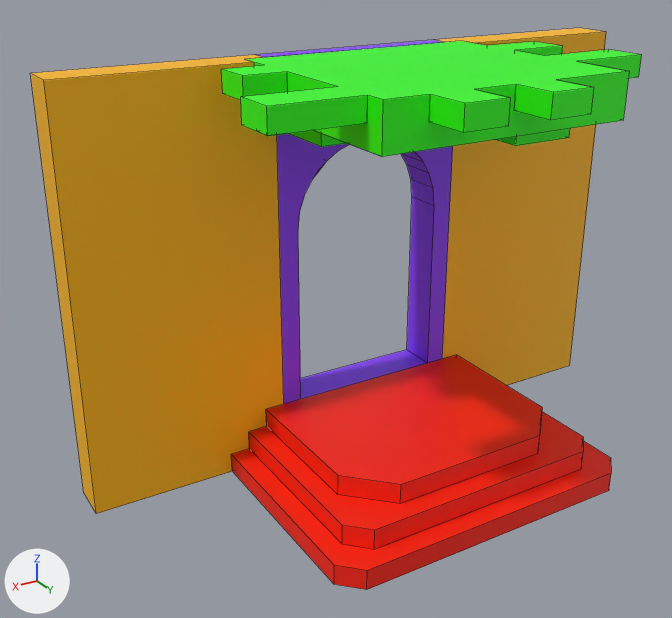
One commit to the Blender file Assets/Models/door.blend: the scene before it, then after it.
Before and after are seen from a camera (50 mm lens) standing at (24.1, 24.0, 26.1) and looking at (3.8, -9.8, 9.1). The axes (+X, +Y, +Z) are drawn at lower left. The lights are the same throughout. Mesh edges are drawn as thin lines.

Names of what the first picture shows: 'Door'.
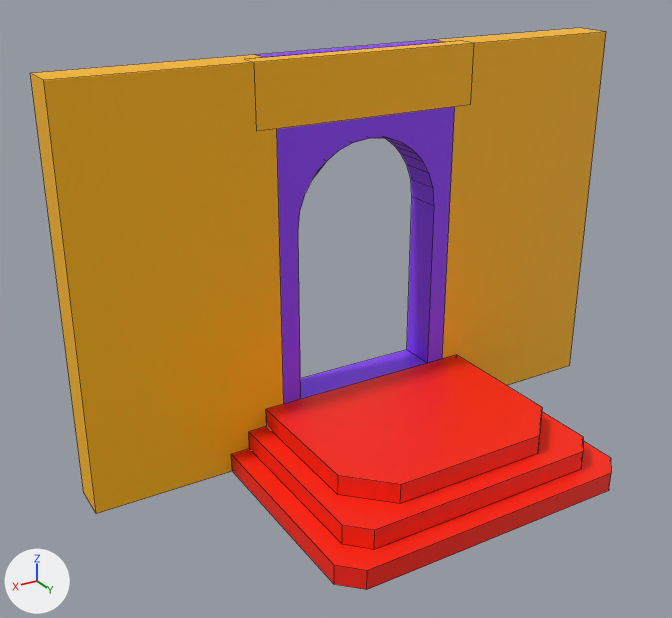
Boxes [x1, y1, x2, y2] around the edits, measured in the pictures (672 x 618 px):
'Door', reshaped
    before: [30, 28, 642, 590]
    after: [30, 28, 611, 590]
part 1 of me_mesh, deleted (green)
    before: [221, 41, 642, 157]
part 2 of me_mesh, added
    after: [245, 41, 474, 131]

Diff of the bpy script that builds the scene:
```diff
--- a/Assets/Models/door.blend.py
+++ b/Assets/Models/door.blend.py
@@ me_mesh @@
 # used by ob_door; location = (0.0, 0.0, 0.0)
 # verts and faces of me_mesh; kept vertices keep their numbers, new ones are numbered from 507
 # before: 18 (-6.0, -13.0, 17.0), 19 (-6.0, -13.0, 20.0) at pixel (474, 43), 20 (-6.0, -13.0, 20.0) at pixel (474, 43), 21 (-6.0, -14.0, 20.0) at pixel (461, 40), 36 (6.0, -13.0, 17.0) at pixel (256, 131)
 # before: 39 (6.0, -14.0, 20.0) at pixel (244, 59), 43 (6.0, -13.0, 20.0) at pixel (254, 62), 44 (6.0, -13.0, 20.0) at pixel (254, 62)
-me_mesh.from_pydata(...)  # 507 vertices, 96 faces, 6 loose edges; spans x -15.0..15.0, y -15.0..-1.0, z 0.0..20.0
+me_mesh.from_pydata(...)  # 271 vertices, 57 faces, 6 loose edges; spans x -15.0..15.0, y -15.0..-2.0, z 0.0..20.0
+# me_mesh part 1: 41 loose pieces with 236 vertices, spanning x -10.0..10.0, y -14.0..-1.0, z 17.0..20.0, are deleted
+# me_mesh part 2
+faces += [(18, 19, 43, 36), (20, 21, 39, 44)]  # mat_material_001 (yellow #ffba00)
 me_mesh.materials.append(mat_material_001)
-me_mesh.materials.append(mat_material_002)  # green #29ff00
 me_mesh.materials.append(mat_material_003)
```
